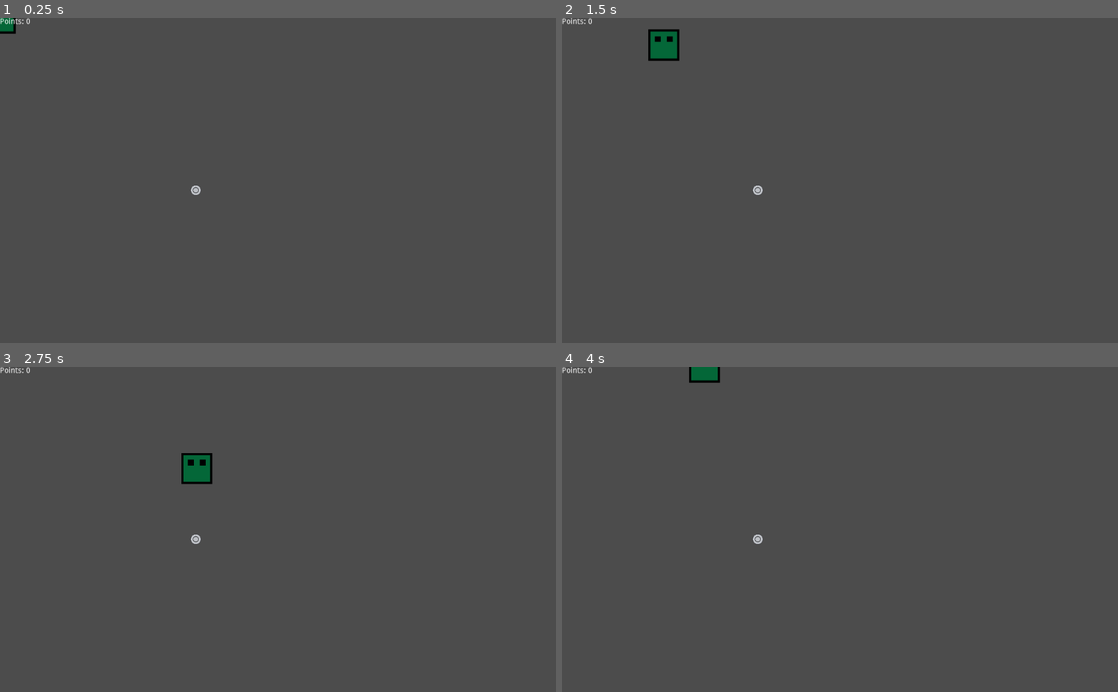
Above: before the commit, frames 1-4 (two rows, left to right).
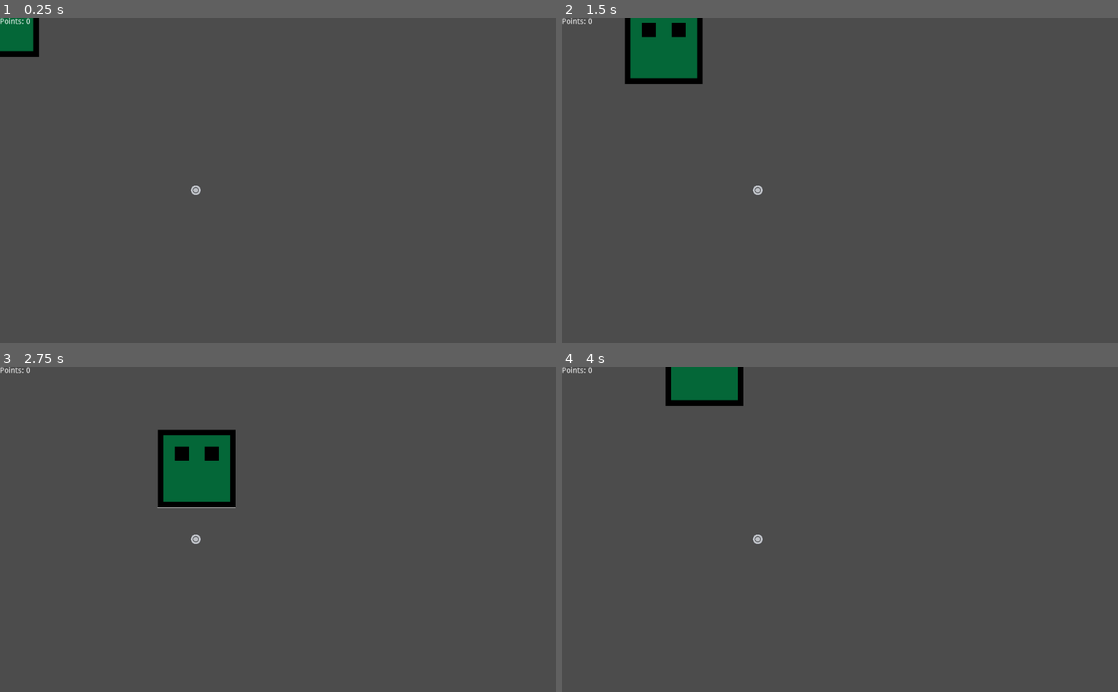
Above: after the commit, the same moments.

Repository: jewlexx/snek
Game: Godot game, scene res://Main Scene.tscn
Two runs of this game, one before a commit and one after it. Both use one fixed random seed, a clock stepped at 60 frames per second and the inputs below.
Inputs (mouse positions are in pixels of both pictures, inside the frame that each line leads up to):
- Up to frame 1 (0.25 s): no input
- Up to frame 2 (1.5 s): tap Enter at 0.5 s; move the mouse to (962, 164) at 0.52 s; hold Right (ui_right) 0.53-1.28 s; tap Tab at 0.6 s; click (962, 164) at 0.67 s; tap Space at 0.77 s; move the mouse to (728, 196) at 1.27 s; hold Down (ui_down) from 1.28 s (still down); tap Backspace at 1.35 s
- Up to frame 3 (2.75 s): tap Space at 1.52 s; move the mouse to (333, 458) at 2.02 s; release Down (ui_down) at 2.03 s; hold Right (ui_right) from 2.03 s (still down); tap Enter at 2.1 s
- Up to frame 4 (4 s): move the mouse to (812, 594) at 2.77 s; release Right (ui_right) at 2.78 s; hold Up (ui_up) 2.78-3.53 s; tap Keypad Enter at 2.85 s; click (812, 594) at 2.92 s; tap Space at 3.02, 3.77 s; move the mouse to (1006, 578) at 3.52 s; hold Left (ui_left) from 3.53 s (still down); tap Delete at 3.6 s

The runs differ from the first frame. In frame 1, 0.7% of the frame differs, in the area x 0-7%, y 0-12%; in frame 2, 2.5%; in frame 3, 3.0%, in the area x 28-43%, y 19-44%; in frame 4, 1.5%.

Commit message:
fix

Diff:
--- a/snake/Snake.tscn
+++ b/snake/Snake.tscn
@@ -10,7 +10,7 @@
 script = ExtResource( 2 )
 
 [node name="Head" type="Area2D" parent="."]
-scale = Vector2( 0.1, 0.1 )
+scale = Vector2( 0.25, 0.25 )
 
 [node name="Sprite" type="Sprite" parent="Head"]
 texture = ExtResource( 1 )
@@ -18,6 +18,3 @@
 [node name="CollisionShape2D" type="CollisionShape2D" parent="Head"]
 position = Vector2( -1, 0.5 )
 shape = SubResource( 1 )
-
-[node name="Camera2D" type="Camera2D" parent="."]
-zoom = Vector2( 5, 5 )
--- a/snake/movement.gd
+++ b/snake/movement.gd
@@ -1,11 +1,8 @@
 extends Node2D
 
 var direction = Vector2(0,0)
-
-# Declare member variables here. Examples:
-# var a = 2
-# var b = "text"
-
+# Speed multiplier, applied to direction
+var speed = 1
 
 # Called when the node enters the scene tree for the first time.
 func _ready():
@@ -23,10 +20,11 @@
 	elif (Input.is_action_just_pressed("ui_right")):
 		direction = Vector2(5,0)
 
+	direction = direction * speed
+
 	move_snake(delta)
 
 func move_snake(delta):
 	var node = get_node("Head")
 
 	node.position += direction * delta * 100 / 2
-	# var head_position = get_node("Head").position
